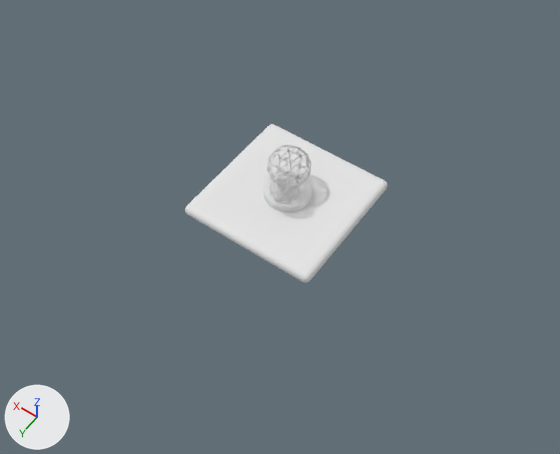
An edit to the Blender file meshes/vignette.blend, drawn before and after from the same camera.
Both versions are drawn from a 50 mm lens placed at (-19.3, 27.9, 39.7), pointed at (-0.8, 1.9, -1.0). Every picture has the same lights, and +X, +Y and +Z are marked at lower left.

Names of what the first picture shows: 'Pedestal', 'Platform', 'Sphere.1', 'Sphere.2'.
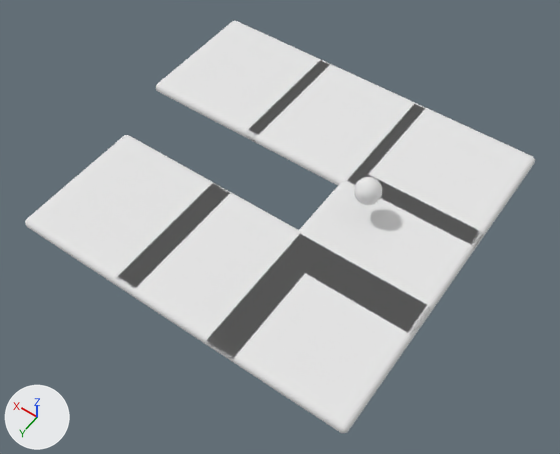
Location of each change, (x1, y1, x2, y2) in pixels of the pictures (560 x 454 px):
'Platform', reshaped, moved (152% wider, 158% taller): before (185, 124, 387, 283); after (25, 21, 535, 433)
'Pedestal', hidden: before (264, 171, 312, 212)
'Sphere.1', hidden: before (267, 144, 312, 189)
'Sphere', added: after (354, 177, 382, 205)
'Sphere.2', hidden: before (270, 174, 300, 204)
part 1 of me_platform, added: after (206, 234, 432, 433)
part 2 of me_platform, added: after (117, 183, 326, 362)
part 3 of me_platform, added: after (25, 135, 230, 296)
part 4 of me_platform, added: after (347, 103, 535, 248)
part 5 of me_platform, added: after (246, 60, 426, 185)
part 6 of me_platform, added: after (156, 21, 330, 142)

What the commit changed:
Material 'Wood.007' (mat_wood_007) is new.
Its base color is (0.8, 0.8, 0.8) (white #e7e7e7).
Material 'Wood.002' (mat_wood_002) is new.
Its base color is (0.8, 0.8, 0.8) (white #e7e7e7).
Material 'Wood.005' (mat_wood_005) is new.
Its base color is (0.8, 0.8, 0.8) (white #e7e7e7).
Material 'Wood.006' (mat_wood_006) is new.
Its base color is (0.8, 0.8, 0.8) (white #e7e7e7).
Material 'Wood.003' (mat_wood_003) is new.
Its base color is (0.8, 0.8, 0.8) (white #e7e7e7).
Material 'Wood.001' (mat_wood_001) is new.
Its base color is (0.8, 0.8, 0.8) (white #e7e7e7).
me_platform has 100 vertices, 90 faces and spans x -5.0..5.0, y -5.0..5.0, z -0.49..0.0.
me_platform is used by ob_platform; location (0.0, 0.0, 0.0).
me_platform part 1: the loose piece of 100 vertices spanning x -5.0..5.0, y -5.0..5.0, z -0.49..0.0 is copied, and the copy is moved by (0.0, 6.93, 0.0), in mat_wood_001 (white #e7e7e7); it spans x -5.0..5.0, y 1.93..11.93, z -0.49..0.0.
me_platform part 2: the loose piece of 100 vertices spanning x -5.0..5.0, y -5.0..5.0, z -0.49..0.0 is copied, and the copy is moved by (7.29, 6.93, 0.0), in mat_wood_002 (white #e7e7e7); it spans x 2.29..12.29, y 1.93..11.93, z -0.49..0.0.
me_platform part 3: the loose piece of 100 vertices spanning x -5.0..5.0, y -5.0..5.0, z -0.49..0.0 is copied, and the copy is moved by (15.08, 6.93, 0.0), in mat_wood_003 (white #e7e7e7); it spans x 10.08..20.08, y 1.93..11.93, z -0.49..0.0.
me_platform part 4: the loose piece of 100 vertices spanning x -5.0..5.0, y -5.0..5.0, z -0.49..0.0 is copied, and the copy is moved by (0.0, -7.96, 0.0), in mat_wood_005 (white #e7e7e7); it spans x -5.0..5.0, y -12.96..-2.96, z -0.49..0.0.
me_platform part 5: the loose piece of 100 vertices spanning x -5.0..5.0, y -5.0..5.0, z -0.49..0.0 is copied, and the copy is moved by (8.41, -7.96, 0.0), in mat_wood_006 (white #e7e7e7); it spans x 3.41..13.41, y -12.96..-2.96, z -0.49..0.0.
me_platform part 6: the loose piece of 100 vertices spanning x -5.0..5.0, y -5.0..5.0, z -0.49..0.0 is copied, and the copy is moved by (16.79, -7.96, 0.0), in mat_wood_007 (white #e7e7e7); it spans x 11.79..21.79, y -12.96..-2.96, z -0.49..0.0.
me_platform now uses material mat_wood_001 (white #e7e7e7).
me_platform now uses material mat_wood_002 (white #e7e7e7).
me_platform now uses material mat_wood_003 (white #e7e7e7).
me_platform now uses material mat_wood_005 (white #e7e7e7).
me_platform now uses material mat_wood_006 (white #e7e7e7).
me_platform now uses material mat_wood_007 (white #e7e7e7).
Mesh me_sphere_001 is new.
It is a UV sphere (32 segments, 16 rings, poles along z) spanning x -0.9..0.9, y -0.9..0.9, z -0.9..0.9.
It uses material mat_vcol (white #e7e7e7).
Object 'Pedestal' (ob_pedestal) is now hidden.
Object 'Sphere.1' (ob_sphere_1) is now hidden.
Object 'Sphere.2' (ob_sphere_2) is now hidden.
Object 'Platform' (ob_platform) moves from (0.0, 0.0, 0.0) to (-7.25, 0.0, 0.0).
Object 'Sphere' (ob_sphere) is new; it shows me_sphere_001.
Its location is (-5.13, -1.56, 2.28).
